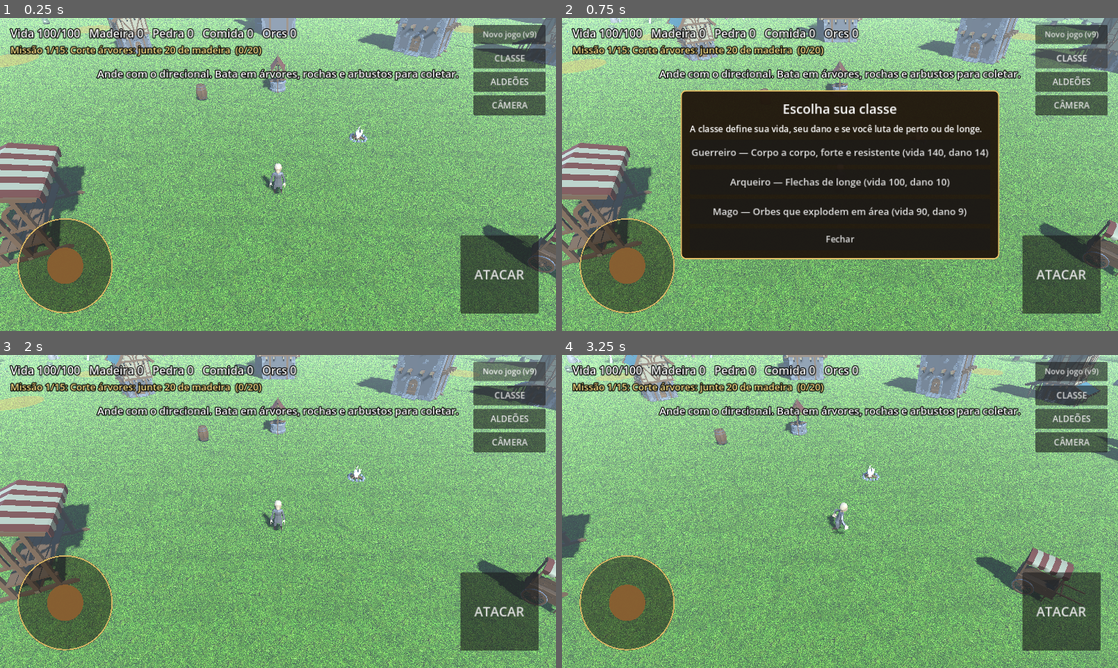
Above: before the commit, frames 1-4 (two rows, left to right).
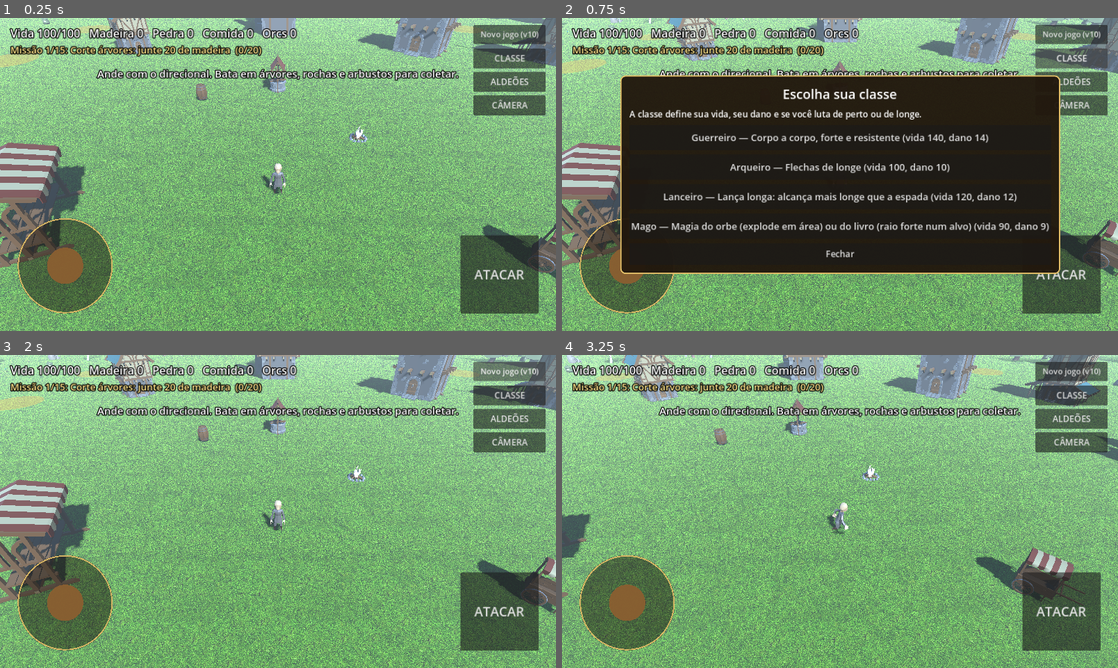
Above: after the commit, the same moments.

Repository: evandrofernandes12-dot/eva-ai
Game: Godot game, scene res://main.tscn
Same seed, same stepped clock (60 frames per second), same inputs: the game is played once before the commit and once after it.
Inputs (mouse positions are in pixels of both pictures, inside the frame that each line leads up to):
- Up to frame 1 (0.25 s): no input
- Up to frame 2 (0.75 s): click "CLASSE" at 0.5 s
- Up to frame 3 (2 s): click "Novo jogo (v9)" (after the commit: "Novo jogo (v10)") at 1.25 s
- Up to frame 4 (3.25 s): click "Novo jogo (v9)" (after the commit: "Novo jogo (v10)") at 2 s; move the mouse to (962, 495) at 2.77 s; hold D (move_right) from 2.78 s (still down); tap Space (attack) at 2.85 s; click (962, 495) at 2.92 s

The runs differ from the first frame. In frame 1, 0.1% of the frame differs, in the area x 86-97%, y 4-7%; in frame 2, 27%, in the area x 10-97%, y 4-82%; in frame 3, 0.1%; in frame 4, 0.1%.

Commit message:
Godot prototype v10: 16 playable realistic heroes (class -> male/female -> outfit), weapons gripped in hand, shield strapped to forearm, lancer class, mage orb/book magic
Co-Authored-By: Claude Opus 5.5 <noreply@anthropic.com>
Claude-Session: https://claude.ai/code/session_01Kxc7kFU1M58ybWwBYF121v

Diff:
--- a/godot-proto/project.godot
+++ b/godot-proto/project.godot
@@ -3,7 +3,7 @@
 
 [application]
 
-config/name="Vida na Floresta - Protótipo v9"
+config/name="Vida na Floresta - Protótipo v10"
 run/main_scene="res://main.tscn"
 config/features=PackedStringArray("4.3", "GL Compatibility")
 
--- /dev/null
+++ b/godot-proto/scripts/hero.gd
@@ -0,0 +1,144 @@
+class_name Heroi
+## Os 16 personagens jogáveis: corpo realista (Quaternius, CC0) + roupas geradas no Blender
+## (scripts/personagens na raiz do repositório) + armas presas nos ossos da mão.
+
+## arma: [arquivo, osso, posição, rotação (graus), comprimento (m), deslocamento ao longo da arma]
+const MAO_D := Vector3(-0.03, 0.085, 0.0)     # ponto de pegada (punho fechado) no osso hand_r
+const MAO_E := Vector3(0.03, 0.085, 0.0)      # idem no hand_l
+const ESPADA := ["Sword.glb", "hand_r", MAO_D, Vector3(90, 0, 0), 1.0, 0.35]
+const ESPADAO := ["Sword_Big.glb", "hand_r", MAO_D, Vector3(90, 0, 0), 1.4, 0.5]
+const LANCA := ["Spear.glb", "hand_r", MAO_D, Vector3(90, 0, 0), 2.3, 0.0]
+const BESTA := ["Besta.glb", "hand_r", MAO_D, Vector3(90, 0, 0), 0.75, 0.0]
+const ALJAVA := ["Aljava.glb", "spine_03", Vector3(0.12, 0, -0.15), Vector3(0, 0, 0), 0.8, 0.0]
+const ESC_GOTICO := ["Shield_Heater.glb", "lowerarm_l", Vector3(-0.12, 0.13, 0), Vector3(0, -90, 0), 0.75, 0.0, "escudo"]
+const ESC_REDONDO := ["Shield_Round.glb", "lowerarm_l", Vector3(-0.12, 0.13, 0), Vector3(0, -90, 0), 0.7, 0.0, "escudo"]
+static func CAJADO(cor: String) -> Array: return ["Cajado_%s.glb" % cor, "hand_r", MAO_D, Vector3(90, 0, 0), 1.9, 0.25]
+static func ORBE(cor: String) -> Array: return ["Orbe_%s.glb" % cor, "hand_l", Vector3(0.1, 0.08, 0.12), Vector3.ZERO, 0.0, 0.0, "orbe"]
+static func LIVRO(cor: String) -> Array: return ["Livro_%s.glb" % cor, "hand_l", Vector3(0.05, 0.09, 0.0), Vector3(0, 0, 90), 0.0, 0.0, "livro"]
+
+static func lista() -> Dictionary:
+	return {
+		"G1": {"classe": "guerreiro", "sexo": "m", "nome": "Armadura e elmo, espada e escudo", "armas": [ESPADA, ESC_GOTICO]},
+		"G2": {"classe": "guerreiro", "sexo": "m", "nome": "Armadura sem elmo, espadão", "armas": [ESPADAO]},
+		"G3": {"classe": "guerreiro", "sexo": "f", "nome": "Armadura de bronze, espada e escudo", "armas": [ESPADA, ESC_REDONDO]},
+		"G4": {"classe": "guerreiro", "sexo": "f", "nome": "Armadura sem elmo, espadão", "armas": [ESPADAO]},
+		"M1": {"classe": "mago", "sexo": "m", "nome": "Robe azul com capuz", "armas": [CAJADO("Azul"), ORBE("Azul"), LIVRO("Azul")]},
+		"M2": {"classe": "mago", "sexo": "m", "nome": "Robe roxo, capuz e ombreiras", "armas": [CAJADO("Roxo"), ORBE("Roxo"), LIVRO("Azul")]},
+		"M3": {"classe": "mago", "sexo": "f", "nome": "Robe vermelho, sem capuz", "armas": [CAJADO("Rubi"), ORBE("Rubi"), LIVRO("Vermelho")]},
+		"M4": {"classe": "mago", "sexo": "f", "nome": "Robe verde, capuz e ombreiras", "armas": [CAJADO("Azul"), ORBE("Verde"), LIVRO("Vermelho")]},
+		"A1": {"classe": "arqueiro", "sexo": "m", "nome": "Toda de verde, com capuz e capa", "armas": [BESTA, ALJAVA]},
+		"A2": {"classe": "arqueiro", "sexo": "m", "nome": "Couro marrom, sem capuz", "armas": [BESTA, ALJAVA]},
+		"A4": {"classe": "arqueiro", "sexo": "f", "nome": "Toda de verde, com capuz e capa", "armas": [BESTA, ALJAVA]},
+		"A3": {"classe": "arqueiro", "sexo": "f", "nome": "Couro marrom, sem capuz", "armas": [BESTA, ALJAVA]},
+		"L1": {"classe": "lanceiro", "sexo": "m", "nome": "Armadura e elmo, lança e escudo", "armas": [LANCA, ESC_REDONDO]},
+		"L2": {"classe": "lanceiro", "sexo": "m", "nome": "Couro e capa vermelha, lança", "armas": [LANCA]},
+		"L3": {"classe": "lanceiro", "sexo": "f", "nome": "Armadura, lança e escudo", "armas": [LANCA, ESC_GOTICO]},
+		"L4": {"classe": "lanceiro", "sexo": "f", "nome": "Couro e capa vermelha, lança", "armas": [LANCA]},
+	}
+
+## Animações de cada classe (nomes da Universal Animation Library).
+const ANIMS := {
+	"guerreiro": {"idle": "Sword_Idle", "run": "Jog_Fwd", "atk": "Sword_Regular_A", "hit": "Hit_Chest", "morte": "Death01"},
+	"lanceiro": {"idle": "Sword_Idle", "run": "Jog_Fwd", "atk": "Sword_Regular_B", "hit": "Hit_Chest", "morte": "Death01"},
+	"arqueiro": {"idle": "Pistol_Idle", "run": "Jog_Fwd", "atk": "Pistol_Shoot", "hit": "Hit_Chest", "morte": "Death01"},
+	"mago": {"idle": "Idle", "run": "Jog_Fwd", "atk": "Spell_Simple_Shoot", "hit": "Hit_Chest", "morte": "Death01"},
+}
+
+static var _lib: AnimationLibrary
+
+static func _biblioteca() -> AnimationLibrary:
+	if _lib == null:
+		_lib = AnimationLibrary.new()
+		for f in ["UAL1.glb", "UAL2.glb"]:   # Universal Animation Library 1 e 2 (Quaternius, CC0)
+			var u: Node = load("res://models/herois/" + f).instantiate()
+			var ap := u.find_children("*", "AnimationPlayer", true, false)[0] as AnimationPlayer
+			var lib := ap.get_animation_library(&"")
+			for n in lib.get_animation_list():
+				if not _lib.has_animation(n):
+					_lib.add_animation(n, lib.get_animation(n))
+			u.free()
+		for n in _lib.get_animation_list():
+			var loop := n.begins_with("Idle") or n.begins_with("Jog") or n.begins_with("Walk") or n.begins_with("Sprint") or n in ["Sword_Idle", "Pistol_Idle", "Spell_Simple_Idle"]
+			_lib.get_animation(n).loop_mode = Animation.LOOP_LINEAR if loop else Animation.LOOP_NONE
+	return _lib
+
+## Caixa do modelo no espaço dele mesmo (funciona fora da árvore de cena).
+static func _caixa(root: Node3D) -> AABB:
+	var box := AABB()
+	var first := true
+	var pilha: Array = [[root, Transform3D()]]
+	while pilha.size() > 0:
+		var it: Array = pilha.pop_back()
+		var n: Node = it[0]
+		var tr: Transform3D = it[1]
+		if n is MeshInstance3D and n.mesh != null:
+			var b: AABB = tr * n.mesh.get_aabb()
+			box = b if first else box.merge(b)
+			first = false
+		for c in n.get_children():
+			if c is Node3D:
+				pilha.append([c, tr * c.transform])
+	return box
+
+## Monta o personagem pronto para o jogo (com AnimationPlayer e armas).
+static func montar(id: String) -> Node3D:
+	var info: Dictionary = lista()[id]
+	var m: Node3D = load("res://models/herois/%s.gltf" % id).instantiate()
+	m.name = "Model"
+	var ap := AnimationPlayer.new()
+	ap.name = "AnimationPlayer"
+	m.add_child(ap)
+	ap.add_animation_library(&"", _biblioteca())
+	var sk := Fit.find_node_of(m, "Skeleton3D") as Skeleton3D
+	for a in info.armas:
+		_prender(sk, a)
+	return m
+
+static func _prender(sk: Skeleton3D, x: Array) -> void:
+	var w: Node3D = load("res://models/armas/" + x[0]).instantiate()
+	var ba := BoneAttachment3D.new()
+	ba.bone_name = x[1]
+	sk.add_child(ba)
+	var piv := Node3D.new()
+	ba.add_child(piv)
+	piv.add_child(w)
+	if x[4] > 0.0:
+		var bb := _caixa(w)
+		var s: float = x[4] / maxf(bb.size.x, maxf(bb.size.y, bb.size.z))
+		w.scale = Vector3.ONE * s
+		w.position = -(bb.get_center() * s) + Vector3(0, x[5], 0)
+	piv.position = x[2]
+	piv.rotation_degrees = x[3]
+	var tipo: String = x[6] if x.size() > 6 else ""
+	if tipo != "":
+		ba.name = tipo.capitalize()
+	if tipo == "escudo":   # duas alças de couro em volta do antebraço, presas atrás do escudo
+		var couro := StandardMaterial3D.new()
+		couro.albedo_color = Color(0.22, 0.12, 0.05)
+		couro.roughness = 0.8
+		for yy in [0.07, 0.19]:
+			var al := MeshInstance3D.new()
+			var tm := TorusMesh.new()
+			tm.inner_radius = 0.042
+			tm.outer_radius = 0.058
+			tm.rings = 16
+			tm.ring_segments = 6
+			tm.material = couro
+			al.mesh = tm
+			ba.add_child(al)
+			al.position = Vector3(0, yy, 0)
+			var tira := MeshInstance3D.new()
+			var bx := BoxMesh.new()
+			bx.size = Vector3(0.08, 0.03, 0.03)
+			bx.material = couro
+			tira.mesh = bx
+			ba.add_child(tira)
+			tira.position = Vector3(-0.08, yy, 0)
+
+## Mostra o orbe ou o livro, conforme a magia escolhida.
+static func magia(m: Node3D, qual: String) -> void:
+	for n in m.find_children("*", "BoneAttachment3D", true, false):
+		if n.name == "Orbe":
+			n.visible = qual == "orbe"
+		elif n.name == "Livro":
+			n.visible = qual == "livro"
--- a/godot-proto/scripts/main.gd
+++ b/godot-proto/scripts/main.gd
@@ -16,7 +16,7 @@
 const MINOTAURO := preload("res://models/Minotauro_Dark.glb")
 const BOSS := preload("res://scripts/boss.gd")
 const SAVE := "user://save_v4.json"
-const VERSAO := "v9"
+const VERSAO := "v10"
 const MURO_R := 40.0             # raio da muralha
 const DIRS := [Vector3(1, 0, 0), Vector3(-1, 0, 0), Vector3(0, 0, 1), Vector3(0, 0, -1)]
 const CAM_NOMES := ["3ª pessoa", "1ª pessoa", "Visão de águia"]
@@ -25,7 +25,8 @@
 const CLASSES := {
 	"guerreiro": {"nome": "Guerreiro", "desc": "Corpo a corpo, forte e resistente", "hp": 140, "dano": [14, 20, 28], "alcance": 2.8, "longe": false, "area": 0.0, "cor": Color(1, 1, 1), "tiro": Color(1, 1, 1)},
 	"arqueiro": {"nome": "Arqueiro", "desc": "Flechas de longe", "hp": 100, "dano": [10, 15, 21], "alcance": 15.0, "longe": true, "area": 0.0, "cor": Color(0.65, 1.0, 0.6), "tiro": Color(0.95, 0.85, 0.5)},
-	"mago": {"nome": "Mago", "desc": "Orbes que explodem em área", "hp": 90, "dano": [9, 13, 18], "alcance": 13.0, "longe": true, "area": 3.2, "cor": Color(0.8, 0.65, 1.0), "tiro": Color(0.7, 0.4, 1.0)},
+	"lanceiro": {"nome": "Lanceiro", "desc": "Lança longa: alcança mais longe que a espada", "hp": 120, "dano": [12, 18, 25], "alcance": 3.8, "longe": false, "area": 0.0, "cor": Color(1, 1, 1), "tiro": Color(1, 1, 1)},
+	"mago": {"nome": "Mago", "desc": "Magia do orbe (explode em área) ou do livro (raio forte num alvo)", "hp": 90, "dano": [9, 13, 18], "alcance": 13.0, "longe": true, "area": 3.2, "cor": Color(0.8, 0.65, 1.0), "tiro": Color(0.7, 0.4, 1.0)},
 }
 const ARMA_CUSTO := [{}, {"madeira": 40, "pedra": 30}, {"madeira": 90, "pedra": 70, "comida": 30}]
 const OFICIOS := ["madeira", "pedra", "comida"]
@@ -41,6 +42,8 @@
 var kills := 0
 var quest := 0
 var classe := ""
+var heroi := ""                  # um dos 16 personagens (Heroi.lista)
+var magia := "orbe"              # mago: "orbe" (área) ou "livro" (um alvo, mais forte)
 var arma := 1
 var nodes: Array = []            # coletáveis: {node, tipo, hp, scene, h, dono}
 var aldeoes: Array = []
@@ -75,7 +78,7 @@
 	{"t": "Corte árvores: junte 20 de madeira", "p": func(): return res.madeira, "n": 20, "r": {"comida": 10}},
 	{"t": "Quebre rochas: junte 15 de pedra", "p": func(): return res.pedra, "n": 15, "r": {"madeira": 10}},
 	{"t": "Construa a Casa (lote amarelo)", "p": func(): return _built("vida"), "n": 1, "r": {"pedra": 15}},
-	{"t": "Escolha uma classe (botão CLASSE)", "p": func(): return 0 if classe == "" else 1, "n": 1, "r": {"comida": 20}},
+	{"t": "Escolha classe e personagem (botão CLASSE)", "p": func(): return 0 if heroi == "" else 1, "n": 1, "r": {"comida": 20}},
 	{"t": "Derrote 3 orcs", "p": func(): return kills, "n": 3, "r": {"madeira": 30, "pedra": 20}},
 	{"t": "Contrate um aldeão (botão ALDEÕES)", "p": func(): return aldeoes.size(), "n": 1, "r": {"comida": 20}},
 	{"t": "Construa a Serraria", "p": func(): return _built("madeira"), "n": 1, "r": {"comida": 20}},
@@ -312,7 +315,9 @@
 	if classe != "":
 		base = CLASSES[classe].hp
 		player.damage = CLASSES[classe].dano[arma - 1]
-		Fit.tint(player.model, CLASSES[classe].cor)
+		if classe == "mago" and magia == "livro":
+			player.damage = int(player.damage * 1.35)
+		player.attack_range = 2.6 if CLASSES[classe].longe else CLASSES[classe].alcance
 	player.max_hp = base + 25 * _lvl("vida")
 	if player.hp > 0:
 		player.hp = clampi(player.hp + maxi(0, player.max_hp - antes), 1, player.max_hp)
@@ -746,7 +751,10 @@
 	m.mesh = sph
 	add_child(m)
 	m.global_position = player.global_position + Vector3(0, 1.3, 0)
-	tiros.append({"node": m, "alvo": alvo, "dano": player.damage, "area": c.area})
+	var area: float = c.area if not (classe == "mago" and magia == "livro") else 0.0
+	if classe == "mago" and magia == "livro":
+		mat.albedo_color = Color(1.0, 0.85, 0.4)
+	tiros.append({"node": m, "alvo": alvo, "dano": player.damage, "area": area})
 
 func _tiros(delta: float) -> void:
 	for t in tiros.duplicate():
@@ -822,7 +830,29 @@
 	classe = c
 	_recalc()
 	player.hp = player.max_hp
-	say("Agora você é %s!" % CLASSES[c].nome)
+	say("Agora você é %s! Escolha o seu personagem." % CLASSES[c].nome)
+	_save()
+
+## Põe no jogador um dos 16 personagens.
+func vestir(id: String, salvar := true) -> void:
+	var info: Dictionary = Heroi.lista()[id]
+	heroi = id
+	classe = info.classe
+	var m := Heroi.montar(id)
+	Heroi.magia(m, magia)
+	player.trocar_modelo(m, Heroi.ANIMS[classe])
+	player.model.visible = cam_modo != 1
+	_recalc()
+	if salvar:
+		player.hp = player.max_hp
+		_save()
+
+func trocar_magia(qual: String) -> void:
+	magia = qual
+	if heroi != "":
+		Heroi.magia(player.model, magia)
+	_recalc()
+	say("Magia do %s!" % qual, 2.5)
 	_save()
 
 func evoluir_arma() -> void:
@@ -909,22 +939,38 @@
 	_painel = pc
 
 func _menu_classe() -> void:
-	var rows: Array = []
-	if classe == "":
-		for k in CLASSES:
-			var c: Dictionary = CLASSES[k]
-			rows.append({"t": "%s — %s (vida %d, dano %d)" % [c.nome, c.desc, c.hp, c.dano[0]], "cb": func(): escolher_classe(k); _menu_classe()})
-		_abrir("Escolha sua classe", "A classe define sua vida, seu dano e se você luta de perto ou de longe.", rows)
+	if classe == "" or heroi == "":
+		_menu_escolha()
 		return
 	var c: Dictionary = CLASSES[classe]
-	var txt := "%s · Arma nível %d/3 · Dano %d · Vida máx. %d" % [c.nome, arma, player.damage, player.max_hp]
+	var rows: Array = []
+	var txt := "%s · %s\nArma nível %d/3 · Dano %d · Vida máx. %d" % [c.nome, Heroi.lista()[heroi].nome, arma, player.damage, player.max_hp]
 	if arma < 3:
 		var cu: Dictionary = ARMA_CUSTO[arma]
 		rows.append({"t": "Evoluir arma para nível %d (dano %d) — %s" % [arma + 1, c.dano[arma], plots[0].texto(cu)], "off": not _can_pay(cu), "cb": func(): evoluir_arma(); _menu_classe()})
-	for k in CLASSES:
-		if k != classe:
-			rows.append({"t": "Trocar para %s" % CLASSES[k].nome, "cb": func(): escolher_classe(k); _menu_classe()})
+	if classe == "mago":
+		rows.append({"t": ("✔ " if magia == "orbe" else "") + "Magia do orbe: explode e acerta vários", "cb": func(): trocar_magia("orbe"); _menu_classe()})
+		rows.append({"t": ("✔ " if magia == "livro" else "") + "Magia do livro: raio mais forte num alvo só", "cb": func(): trocar_magia("livro"); _menu_classe()})
+	rows.append({"t": "Trocar de personagem ou de classe", "cb": func(): _menu_escolha()})
 	_abrir("Classe e arma", txt, rows)
+
+## 1) escolhe a classe; 2) escolhe entre os 4 personagens dela (2 masculinos e 2 femininos).
+func _menu_escolha(cl := "") -> void:
+	var rows: Array = []
+	if cl == "":
+		for k in CLASSES:
+			var c: Dictionary = CLASSES[k]
+			rows.append({"t": "%s — %s (vida %d, dano %d)" % [c.nome, c.desc, c.hp, c.dano[0]], "cb": func(): _menu_escolha(k)})
+		_abrir("Escolha sua classe", "A classe define sua vida, seu dano e se você luta de perto ou de longe.", rows)
+		return
+	var lista := Heroi.lista()
+	for sexo in ["m", "f"]:
+		for id in lista:
+			var h: Dictionary = lista[id]
+			if h.classe == cl and h.sexo == sexo:
+				rows.append({"t": "%s — %s" % ["Masculino" if sexo == "m" else "Feminino", h.nome], "cb": func(): vestir(id); _fechar(); say("Personagem escolhido!", 2.5)})
+	rows.append({"t": "← Voltar para as classes", "cb": func(): _menu_escolha()})
+	_abrir(CLASSES[cl].nome, "Escolha o seu personagem.", rows)
 
 func _menu_aldeoes() -> void:
 	var conta := {"madeira": 0, "pedra": 0, "comida": 0}
@@ -954,7 +1000,7 @@
 		papeis.append(v.papel)
 	var f := FileAccess.open(SAVE, FileAccess.WRITE)
 	if f:
-		f.store_string(JSON.stringify({"res": res, "kills": kills, "quest": quest, "lotes": niveis, "classe": classe, "arma": arma, "aldeoes": papeis, "boss_derrotas": boss_derrotas, "boss_em": boss_em}))
+		f.store_string(JSON.stringify({"res": res, "kills": kills, "quest": quest, "lotes": niveis, "classe": classe, "heroi": heroi, "magia": magia, "arma": arma, "aldeoes": papeis, "boss_derrotas": boss_derrotas, "boss_em": boss_em}))
 
 func _load() -> bool:
 	if not FileAccess.file_exists(SAVE):
@@ -968,6 +1014,10 @@
 	quest = int(d.get("quest", 0))
 	var c := String(d.get("classe", ""))
 	classe = c if CLASSES.has(c) else ""
+	magia = String(d.get("magia", "orbe"))
+	var hid := String(d.get("heroi", ""))
+	if Heroi.lista().has(hid):
+		vestir(hid, false)
 	arma = clampi(int(d.get("arma", 1)), 1, 3)
 	boss_derrotas = int(d.get("boss_derrotas", 0))
 	boss_em = int(d.get("boss_em", 6))
--- a/godot-proto/scripts/player.gd
+++ b/godot-proto/scripts/player.gd
@@ -19,6 +19,7 @@
 var _run: StringName
 var _atk: StringName
 var _dead := false
+var _morte: StringName = &""
 
 @onready var model: Node3D = $Model
 
@@ -29,6 +30,21 @@
 	_idle = Fit.find_anim(_ap, ["Idle"])
 	_run = Fit.find_anim(_ap, ["Run", "Walking", "Walk"])
 	_atk = Fit.find_anim(_ap, ["Run_swordAttack", "swordAttack", "Attack", "Punch"])
+	Fit.play(_ap, _idle)
+
+## Troca o boneco por um dos personagens (Heroi.montar) com as animações da classe.
+func trocar_modelo(novo: Node3D, anims: Dictionary) -> void:
+	var antigo := model
+	add_child(novo)
+	novo.rotation = antigo.rotation
+	novo.visible = antigo.visible
+	antigo.queue_free()
+	model = novo
+	_ap = Fit.find_node_of(model, "AnimationPlayer") as AnimationPlayer
+	_idle = anims.idle
+	_run = anims.run
+	_atk = anims.atk
+	_morte = anims.morte
 	Fit.play(_ap, _idle)
 
 func _physics_process(delta: float) -> void:
@@ -71,7 +87,7 @@
 	hp = maxi(0, hp - amount)
 	if hp == 0:
 		_dead = true
-		Fit.play(_ap, Fit.find_anim(_ap, ["Death"]), false)
+		Fit.play(_ap, _morte if _morte != &"" else Fit.find_anim(_ap, ["Death"]), false)
 		died.emit()
 
 func revive(at: Vector3) -> void:
Binary file added: godot-proto/models/armas/Aljava.glb
Binary file added: godot-proto/models/armas/Besta.glb
Binary file added: godot-proto/models/armas/Cajado_Azul.glb
Binary file added: godot-proto/models/armas/Cajado_Roxo.glb
Binary file added: godot-proto/models/armas/Cajado_Rubi.glb
Binary file added: godot-proto/models/armas/Livro_Azul.glb
Binary file added: godot-proto/models/armas/Livro_Vermelho.glb
Binary file added: godot-proto/models/armas/Orbe_Azul.glb
Binary file added: godot-proto/models/armas/Orbe_Roxo.glb
Binary file added: godot-proto/models/armas/Orbe_Rubi.glb
Binary file added: godot-proto/models/armas/Orbe_Verde.glb
Binary file added: godot-proto/models/armas/Shield_Heater.glb
(and 48 more such lines)
